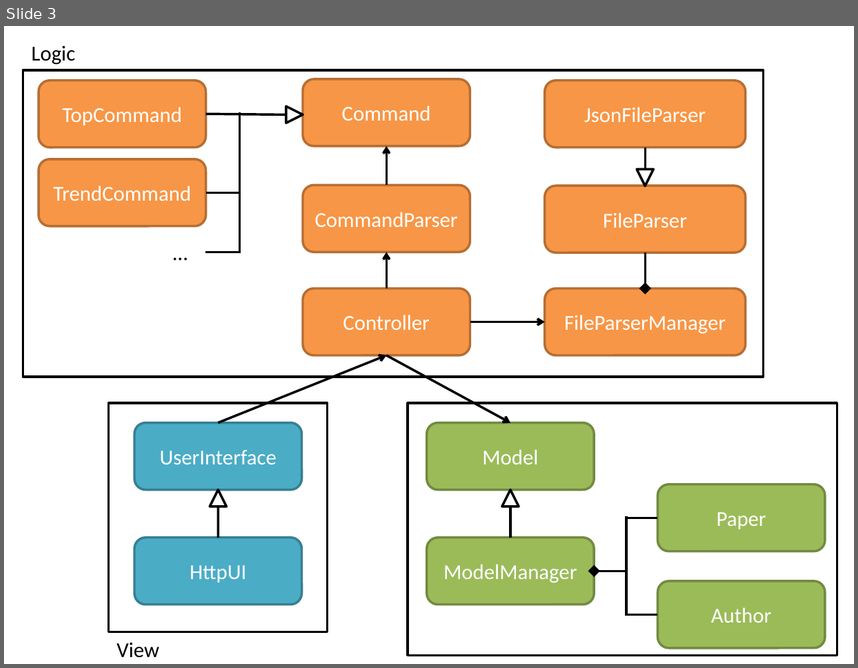
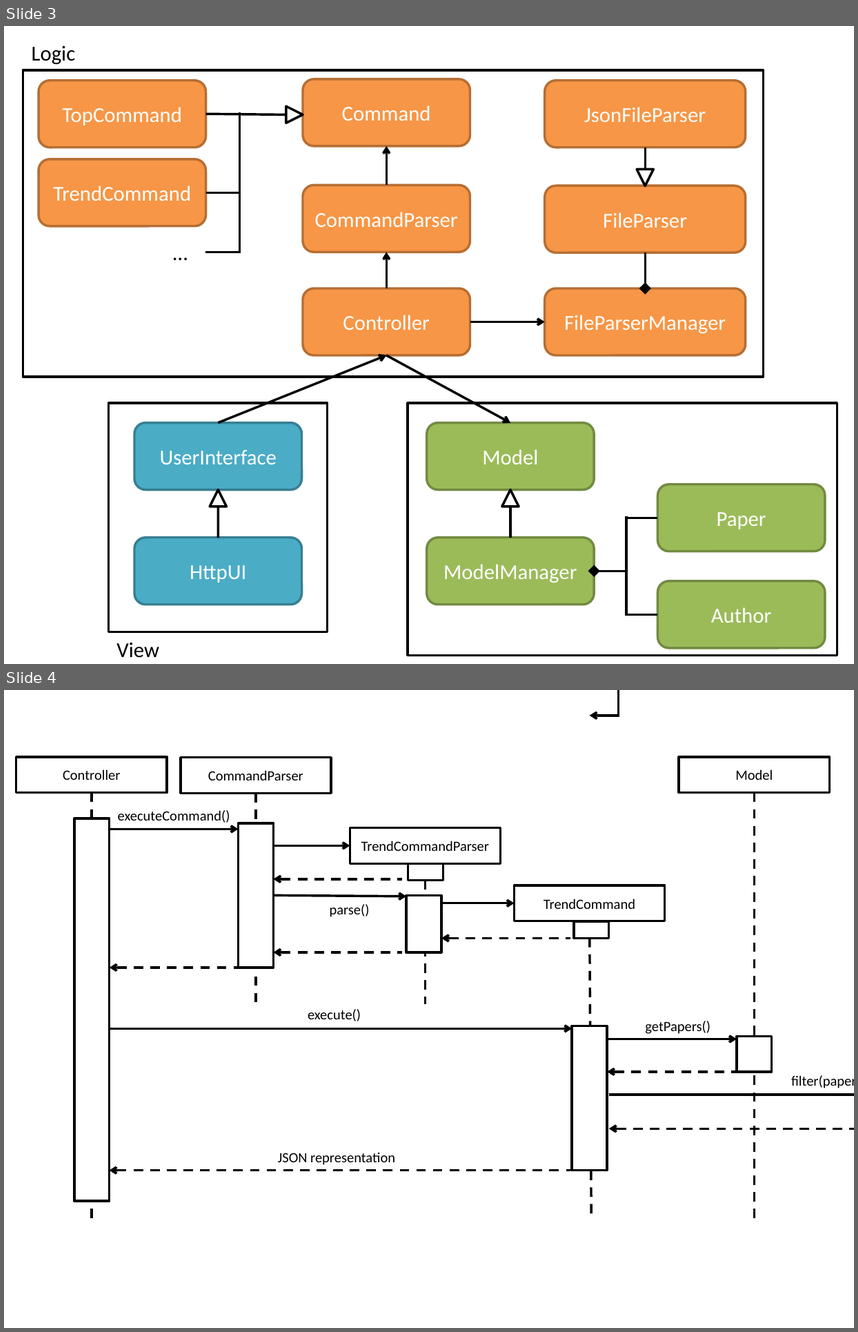
Before and after one commit to IanTeo/cs3219-Project, a slide deck: docs/Diagrams.pptx. Shown one above the other, each under a label of ours: slide 3 before the commit, slides 3 and 4 after it. The pictures are 858x668 and 858x1332 pixels, drawn with LibreOffice and Linux fonts; fonts in the diff are those of the drawing. Boxes give left, top, right and bottom in pixels: in the first picture for what was removed or moved away, otherwise in the second. Text is boxed around its words. In the diff, an @@ line names an element or a change of style, - is before the commit and + after.

Commit message:
Add TrendCommand Sequence diagram

```diff
--- a/docs/Diagrams.pptx
+++ b/docs/Diagrams.pptx
@@ slide 4 added at bbox=[4, 690, 854, 1328], background #FFFFFF @@
@@ line added from (619, 690) to (619, 716), #000000 2 pt @@
@@ arrow added from (619, 716) to (590, 716), #000000 2 pt @@
@@ group added at bbox=[16, 757, 854, 1220]: 14 arrows, 12 rectangles, 6 texts, 5 lines @@
+Controller
+CommandParser
+TrendCommandParser
+TrendCommand
+Model
+parse()
+executeCommand()
+execute()
+getPapers()
+filter(papers)
+JSON representation
```
Also in this commit, not shown: 2 other files.
